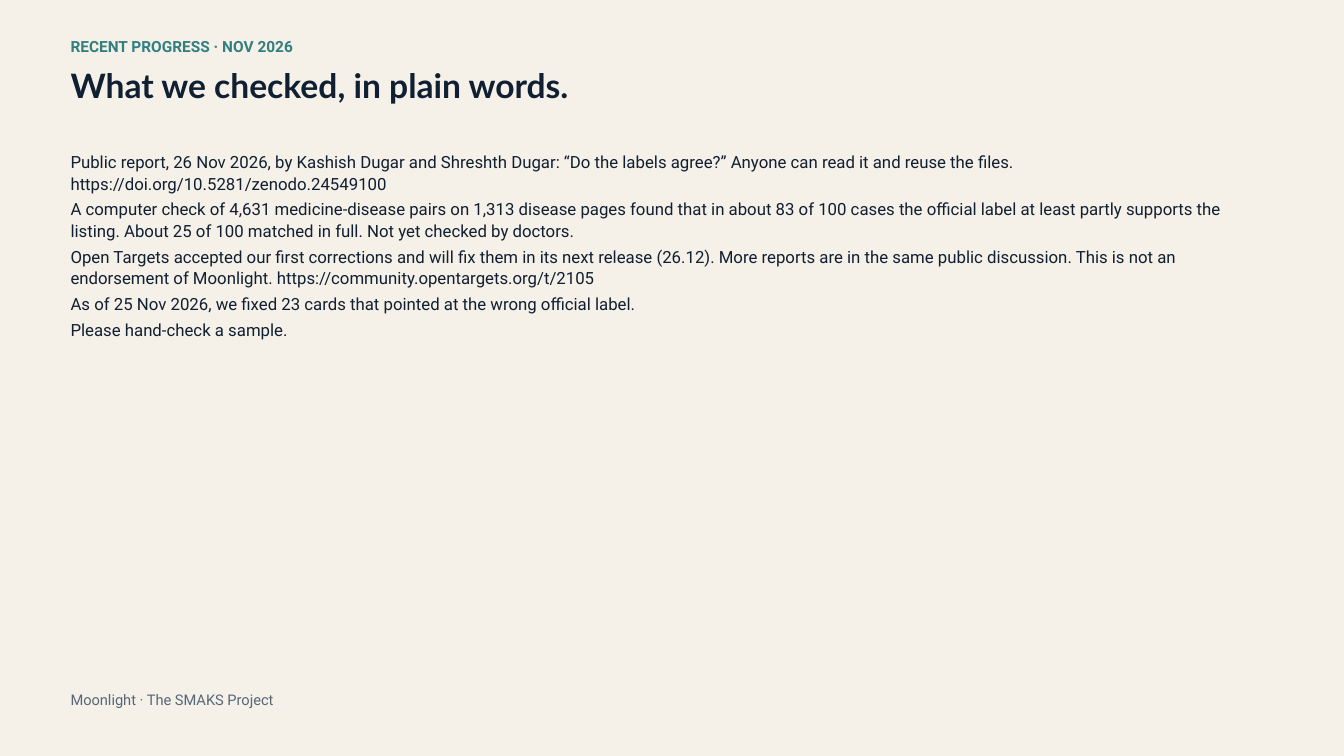
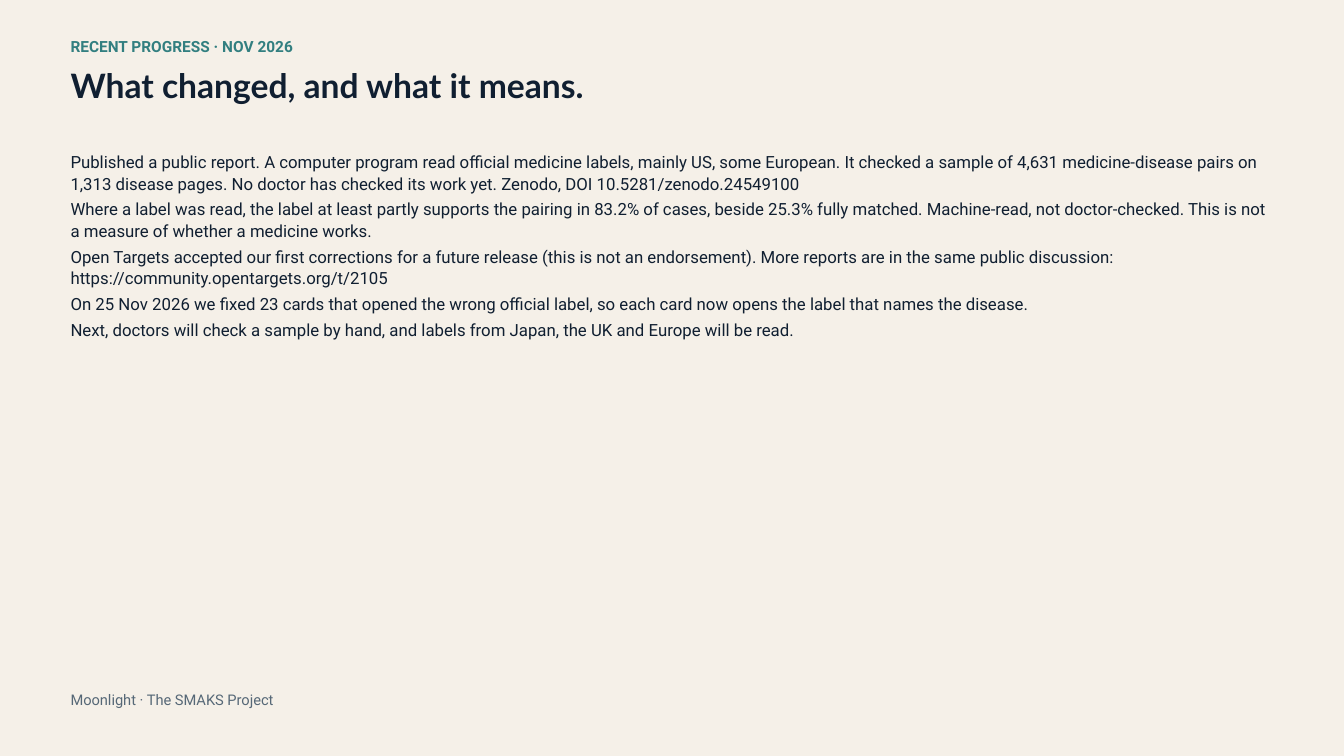
Before and after one commit to Moonlight-Clues/moonlight, a slide deck: slide 10 of docs/pitch/moonlight-deck-doctors-19nov.pptx. Drawn at 1344x756 pixels with LibreOffice and Linux fonts; fonts in the diff are those of the drawing. Boxes give left, top, right and bottom in pixels: in the first picture for what was removed or moved away, otherwise in the second. Text is boxed around its words. In the diff, an @@ line names an element or a change of style, - is before the commit and + after.

```diff
--- a/docs/pitch/moonlight-deck-doctors-19nov.pptx
+++ b/docs/pitch/moonlight-deck-doctors-19nov.pptx
@@ text at (x1=71, y1=73, x2=584, y2=104): text changed @@
-What we checked, in plain words.
+What changed, and what it means.
@@ text at (x1=71, y1=155, x2=1265, y2=340): text changed @@
-Public report, 26 Nov 2026, by Kashish Dugar and Shreshth Dugar: “Do the labels agree?” Anyone can read it and reuse the files. https://doi.org/10.5281/zenodo.24549100
-A computer check of 4,631 medicine-disease pairs on 1,313 disease pages found that in about 83 of 100 cases the official label at least partly supports the listing. About 25 of 100 matched in full. Not yet checked by doctors.
-Open Targets accepted our first corrections and will fix them in its next release (26.12). More reports are in the same public discussion. This is not an endorsement of Moonlight. https://community.opentargets.org/t/2105
-As of 25 Nov 2026, we fixed 23 cards that pointed at the wrong official label.
-Please hand-check a sample.
+Published a public report. A computer program read official medicine labels, mainly US, some European. It checked a sample of 4,631 medicine-disease pairs on 1,313 disease pages. No doctor has checked its work yet. Zenodo, DOI 10.5281/zenodo.24549100
+Where a label was read, the label at least partly supports the pairing in 83.2% of cases, beside 25.3% fully matched. Machine-read, not doctor-checked. This is not a measure of whether a medicine works.
+Open Targets accepted our first corrections for a future release (this is not an endorsement). More reports are in the same public discussion: https://community.opentargets.org/t/2105
+On 25 Nov 2026 we fixed 23 cards that opened the wrong official label, so each card now opens the label that names the disease.
+Next, doctors will check a sample by hand, and labels from Japan, the UK and Europe will be read.
```
Also in this commit, not shown: 6 other slides changed, 1 other file.
